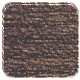
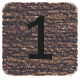
Layers edited between the first and the second 80 x 80 image:
removed layer "dn" over left=3, top=4, right=79, bottom=78
added group "up" with 2 layers over left=3, top=4, right=78, bottom=76
added layer "1" in group "up" over left=27, top=16, right=52, bottom=59
renamed "up" to "btn", moved it into group "up" over left=3, top=4, right=78, bottom=76
